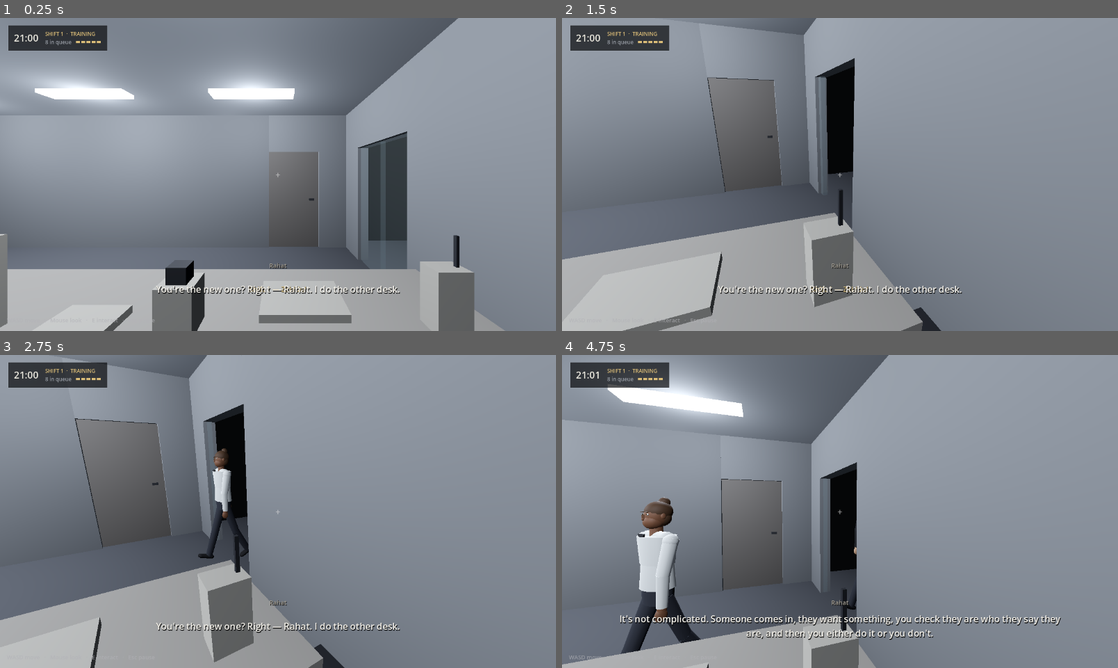
Above: before the commit, frames 1-4 (two rows, left to right).
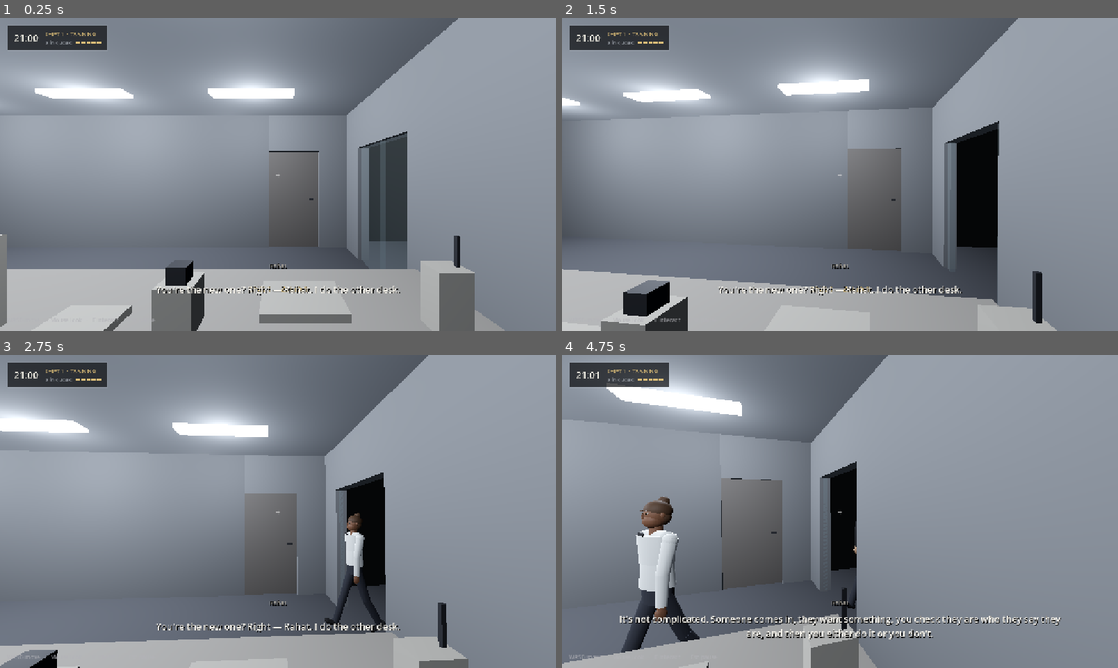
Above: after the commit, the same moments.

Repository: zahiddiff/echos-of-bic
Game: Godot game, scene res://tools/capture_ui.tscn
Same seed, same stepped clock (60 frames per second), same inputs: the game is played once before the commit and once after it. This scene is started directly instead of the project's main scene.
Inputs (mouse positions are in pixels of both pictures, inside the frame that each line leads up to):
- Up to frame 1 (0.25 s): no input
- Up to frame 2 (1.5 s): tap Enter at 0.5 s; move the mouse to (867, 174) at 0.52 s; hold E (interact) 0.53-1.28 s; hold W (move_forward) from 0.53 s (still down); click (867, 174) at 0.67 s; move the mouse to (812, 174) at 1.27 s; tap E (interact) at 1.35 s
- Up to frame 3 (2.75 s): keep holding W (move_forward); move the mouse to (289, 505) at 2.02 s; hold E (interact) from 2.03 s (still down)
- Up to frame 4 (4.75 s): keep holding W (move_forward); move the mouse to (834, 517) at 2.77 s; release E (interact) at 2.78 s; tap E (interact) at 2.85, 4.35 s; click (834, 517) at 2.92 s; move the mouse to (878, 514) at 3.52 s; hold E (interact) 3.53-4.28 s; move the mouse to (795, 508) at 4.27 s

The runs differ from the first frame. In frame 1, 1.4% of the frame differs, in the area x 0-91%, y 0-100%; in frame 2, 51%; in frame 3, 52%, in the area x 0-85%, y 0-100%; in frame 4, 2.7%.

Commit message:
Browser demo, trailer, store page and store capsules
- Web Demo export: training plus the first two nights, then an end-of-demo screen
- Demo deploys to /demo/, a store and press page to /about/ with trailer and screenshots
- Trailer, key art and store capsules rendered by tools in tools/
- Store copy in docs/store; magnifier lens is now round

Diff:
--- a/code/autoload/game_state.gd
+++ b/code/autoload/game_state.gd
@@ -21,6 +21,10 @@
 ## The True ending asks for no strikes AND precise flagging.
 const TRUE_ENDING_FALSE_FLAG_ALLOWANCE := 2
 
+## The public demo: training plus the first two real shifts. Set by the "demo" export feature or `--demo`.
+const DEMO_LAST_SHIFT := 3
+var demo: bool = false
+
 var player_name: String = ""
 
 var strikes_taken: int = 0
@@ -31,6 +35,13 @@
 var incidents: Array[ThreatType.Kind] = []
 var run_over: bool = false
 var ending: Ending = Ending.STANDARD
+
+func _ready() -> void:
+	demo = OS.has_feature("demo") or OS.get_cmdline_user_args().has("--demo")
+
+## True once a demo run has played every shift it has.
+func demo_finished() -> bool:
+	return demo and not run_over and shift > DEMO_LAST_SHIFT
 
 func set_player_name(value: String) -> void:
 	var cleaned := value.strip_edges()
--- a/code/desk/magnifier.gd
+++ b/code/desk/magnifier.gd
@@ -19,7 +19,24 @@
 @onready var rim: Panel = $Rim
 @onready var handle: Panel = $Handle
 
+## Clip rectangles are square; the glass is round.
+const ROUND_LENS := """
+shader_type canvas_item;
+uniform vec2 centre;
+uniform float radius;
+uniform vec2 rect_size;
+void fragment() {
+	if (distance(UV * rect_size, centre) > radius) {
+		discard;
+	}
+}
+"""
+
 func _ready() -> void:
+	var round_mask := ShaderMaterial.new()
+	round_mask.shader = Shader.new()
+	round_mask.shader.code = ROUND_LENS
+	lens.material = round_mask
 	mouse_filter = Control.MOUSE_FILTER_STOP
 	custom_minimum_size = Vector2(lens_radius * 2.0, lens_radius * 2.0)
 	lens.visible = false
@@ -83,6 +100,11 @@
 	lens.size = texture_size * zoom
 	# Centre the magnified image on the point currently under the lens.
 	lens.position = size * 0.5 - local * lens.size
+	var mask := lens.material as ShaderMaterial
+	if mask:
+		mask.set_shader_parameter("centre", size * 0.5 - lens.position)
+		mask.set_shader_parameter("radius", minf(size.x, size.y) * 0.5 - 3.0)
+		mask.set_shader_parameter("rect_size", lens.size)
 
 	# You hold the glass above the paper, never under it.
 	move_to_front()
--- a/code/ui/name_entry.gd
+++ b/code/ui/name_entry.gd
@@ -17,6 +17,8 @@
 	GameState.reset()
 	PlaytestLog.start_session()
 	error_label.visible = false
+	if GameState.demo:
+		$Tagline.text = "Demo  ·  the first three nights"
 	name_field.max_length = max_name_length
 	name_field.text = remembered
 	name_field.grab_focus()
--- a/code/ui/shift_report.gd
+++ b/code/ui/shift_report.gd
@@ -4,6 +4,9 @@
 ## End-of-shift log, then the ending when the run is over.
 
 signal continue_requested()
+
+const FULL_GAME_URL := "https://zahiddiff.github.io/echos-of-bic/"
+const ABOUT_URL := "https://zahiddiff.github.io/echos-of-bic/about/"
 signal new_run_requested()
 
 var summary: Dictionary = {}
@@ -194,6 +197,39 @@
 	_body.add_child(field)
 	return field
 
+## Where the demo stops: what the run looked like, and where the rest of it is.
+func show_demo_end(strikes_left: int, incidents: int) -> void:
+	is_showing = true
+	mode = "demo_end"
+	_clear()
+	_body.add_theme_constant_override("separation", 10)
+	_body.add_child(UiKit.label("END OF THE DEMO", 12, UiKit.FAINT))
+	_body.add_child(UiKit.label("Three nights at the desk", 30))
+	_body.add_child(UiKit.label("The full game runs eight. The queue gets longer, the building gets quieter, and it remembers what you let through.", 15, UiKit.MUTED))
+	_body.add_child(UiKit.rule())
+	var grid := GridContainer.new()
+	grid.columns = 2
+	grid.add_theme_constant_override("h_separation", 40)
+	_row(grid, "Strikes left", "%d of %d" % [strikes_left, GameState.MAX_STRIKES])
+	_row(grid, "Incidents on your watch", str(incidents))
+	_body.add_child(grid)
+	_body.add_child(UiKit.rule())
+	_body.add_child(_spacer(4))
+	var full := UiKit.button("Keep playing the development build")
+	full.pressed.connect(func() -> void: OS.shell_open(FULL_GAME_URL))
+	_body.add_child(full)
+	var follow := UiKit.button("About the game", false)
+	follow.pressed.connect(func() -> void: OS.shell_open(ABOUT_URL))
+	_body.add_child(follow)
+	var again := UiKit.button("Start the demo again", false)
+	again.pressed.connect(func() -> void: new_run_requested.emit())
+	_body.add_child(again)
+	if PlaytestLog.questionnaire:
+		var save_button := UiKit.button("Save playtest log", false)
+		save_button.pressed.connect(func() -> void: save_button.text = "Saved: %s" % PlaytestLog.export_log())
+		_body.add_child(save_button)
+	_reveal(full)
+
 func _reveal(focus: Control) -> void:
 	visible = true
 	Input.mouse_mode = Input.MOUSE_MODE_VISIBLE
--- a/code/ui/status_bar.gd
+++ b/code/ui/status_bar.gd
@@ -52,8 +52,11 @@
 		_pips.append(pip)
 	set_strikes(GameState.strikes_remaining())
 
-func set_shift(shift: int, training: bool) -> void:
-	_shift_label.text = "SHIFT %d  ·  TRAINING" % shift if training else "SHIFT %d OF %d" % [shift, ShiftSchedule.TOTAL_SHIFTS]
+func set_shift(shift: int, training: bool, demo: bool = false) -> void:
+	var total := GameState.DEMO_LAST_SHIFT if demo else ShiftSchedule.TOTAL_SHIFTS
+	_shift_label.text = "SHIFT %d  ·  TRAINING" % shift if training else "SHIFT %d OF %d" % [shift, total]
+	if demo:
+		_shift_label.text += "  ·  DEMO"
 
 func set_clock(text: String) -> void:
 	_clock_label.text = text
--- a/code/world/bic_building.gd
+++ b/code/world/bic_building.gd
@@ -170,7 +170,7 @@
 	runner.shift_started.connect(func(number: int, count: int) -> void:
 		PlaytestLog.begin_shift(number, ShiftSchedule.is_onboarding(number), count, GameState.strikes_remaining()))
 	runner.start(shift, queue_seed)
-	status_bar.set_shift(shift, runner.is_onboarding)
+	status_bar.set_shift(shift, runner.is_onboarding, GameState.demo)
 	records.load_records(_records_for_queue())
 
 	print("[BIC] shift %d%s — %d visitors, %d threats, %d strikes left"
@@ -411,7 +411,7 @@
 		"flagged": tally["flagged"],
 		"strikes_left": GameState.strikes_remaining(),
 		"clock_out": clock_text(),
-		"run_over": GameState.run_over or GameState.is_final_shift(),
+		"run_over": GameState.run_over or GameState.is_final_shift() 			or (GameState.demo and shift >= GameState.DEMO_LAST_SHIFT),
 	}
 
 func _on_report_continue() -> void:
@@ -421,6 +421,10 @@
 	if GameState.run_over:
 		PlaytestLog.end_run(GameState.ending_name(GameState.ending))
 		report.show_ending(GameState.ending, Dean.ending_lines(GameState.ending))
+		return
+	if GameState.demo_finished():
+		PlaytestLog.end_run("Demo complete")
+		report.show_demo_end(GameState.strikes_remaining(), GameState.incident_count())
 		return
 	# The next night, same building.
 	shift = 0
--- /dev/null
+++ b/tools/capture_media.gd
@@ -0,0 +1,162 @@
+extends Node
+
+## Dev utility: renders store capsules and key art at their exact sizes, offscreen.
+## Run: godot --path <project> res://tools/capture_media.tscn -- <out_dir>
+
+const L := preload("res://code/world/building_layout.gd")
+
+## name, size, where the title goes ("left", "top", "none", or "space_left": framed for a title added elsewhere).
+const CAPSULES := [
+	["header_capsule", Vector2i(920, 430), "left"],
+	["main_capsule", Vector2i(1232, 706), "left"],
+	["small_capsule", Vector2i(462, 174), "left"],
+	["vertical_capsule", Vector2i(748, 896), "top"],
+	["library_capsule", Vector2i(600, 900), "top"],
+	["library_hero", Vector2i(3840, 1240), "none"],
+	["itch_cover", Vector2i(630, 500), "left"],
+	["key_art", Vector2i(1920, 1080), "left"],
+	["social_card", Vector2i(1200, 630), "left"],
+	["key_art_clean", Vector2i(1920, 1080), "space_left"],
+]
+
+var _out_dir := "user://media"
+var building: BICBuilding
+
+func _ready() -> void:
+	var args := OS.get_cmdline_user_args()
+	if args.size() > 0:
+		_out_dir = args[0]
+	DirAccess.make_dir_recursive_absolute(_out_dir)
+	_run()
+
+func _run() -> void:
+	GameState.reset()
+	GameState.set_player_name("Zahidul")
+	GameState.shift = 2
+	building = load("res://scenes/building/bic_building.tscn").instantiate()
+	building.shift = 2
+	building.queue_seed = 2718
+	building.pause_on_release = false
+	add_child(building)
+	await get_tree().process_frame
+	for layer in [building.hud, building.status_bar, building.dialogue]:
+		layer.visible = false
+
+	# Wait for the first visitor to reach the counter and the next to join the queue.
+	await get_tree().create_timer(11.0).timeout
+	var figure := building.stage.at_counter
+	if figure:
+		figure.face(Vector3(L.SEAT.x, 0, L.SEAT.z) + Vector3(-0.5, 0, 0), true)
+
+	for spec in CAPSULES:
+		await _render(spec[0], spec[1], spec[2])
+	get_tree().quit()
+
+func _render(file_name: String, size: Vector2i, layout: String) -> void:
+	var view := SubViewport.new()
+	view.size = size
+	view.msaa_3d = Viewport.MSAA_4X
+	view.render_target_update_mode = SubViewport.UPDATE_ALWAYS
+	add_child(view)
+
+	var aspect := float(size.x) / float(size.y)
+	var cam := Camera3D.new()
+	cam.fov = 42.0 if aspect >= 1.0 else 58.0
+	cam.keep_aspect = Camera3D.KEEP_HEIGHT if aspect >= 1.0 else Camera3D.KEEP_WIDTH
+	view.add_child(cam)
+	var face := Vector3(L.VISITOR_SPOT.x, 1.55, L.VISITOR_SPOT.z)
+	# The visitor sits in the right third when the title is on the left, centred otherwise.
+	var sideways := clampf((aspect - 1.0) * 0.55, 0.0, 1.1) if layout in ["left", "space_left"] else 0.0
+	cam.position = Vector3(face.x - 0.1 - sideways * 0.5, 1.48, face.z + 2.0)
+	var look := face + Vector3(-sideways * 1.45, -0.18 if aspect < 1.0 else -0.08, 0)
+	if layout == "top":
+		look.y += 0.28
+	cam.look_at_from_position(cam.position, look)
+	cam.current = true
+
+	_grade(view, size)
+	if layout == "left" or layout == "top":
+		_overlay(view, size, layout)
+
+	for i in 6:
+		await RenderingServer.frame_post_draw
+	var image := view.get_texture().get_image()
+	image.save_png(_out_dir.path_join("%s.png" % file_name))
+	print("saved %s (%dx%d)" % [file_name, size.x, size.y])
+	view.queue_free()
+	await get_tree().process_frame
+
+## Late-shift grade: cooler, darker, and falling off to black at the edges.
+func _grade(view: SubViewport, size: Vector2i) -> void:
+	var tint := ColorRect.new()
+	tint.color = Color(0.62, 0.68, 0.8)
+	tint.size = Vector2(size)
+	var multiply := CanvasItemMaterial.new()
+	multiply.blend_mode = CanvasItemMaterial.BLEND_MODE_MUL
+	tint.material = multiply
+	view.add_child(tint)
+	var gradient := Gradient.new()
+	gradient.set_color(0, Color(0, 0, 0, 0.0))
+	gradient.set_color(1, Color(0.0, 0.0, 0.01, 0.85))
+	gradient.set_offset(0, 0.35)
+	var texture := GradientTexture2D.new()
+	texture.gradient = gradient
+	texture.fill = GradientTexture2D.FILL_RADIAL
+	texture.fill_from = Vector2(0.62, 0.42)
+	texture.fill_to = Vector2(1.25, 1.1)
+	texture.width = 256
+	texture.height = 256
+	var vignette := TextureRect.new()
+	vignette.texture = texture
+	vignette.expand_mode = TextureRect.EXPAND_IGNORE_SIZE
+	vignette.stretch_mode = TextureRect.STRETCH_SCALE
+	vignette.size = Vector2(size)
+	view.add_child(vignette)
+
+## Darken one side and set the title into it.
+func _overlay(view: SubViewport, size: Vector2i, layout: String) -> void:
+	var shade := TextureRect.new()
+	var gradient := Gradient.new()
+	gradient.set_color(0, Color(0.02, 0.02, 0.03, 0.94))
+	gradient.set_color(1, Color(0.02, 0.02, 0.03, 0.0))
+	var texture := GradientTexture2D.new()
+	texture.gradient = gradient
+	texture.width = 256
+	texture.height = 256
+	if layout == "left":
+		texture.fill_from = Vector2(0.0, 0.5)
+		texture.fill_to = Vector2(0.72, 0.5)
+	else:
+		texture.fill_from = Vector2(0.5, 0.0)
+		texture.fill_to = Vector2(0.5, 0.42)
+	shade.texture = texture
+	shade.stretch_mode = TextureRect.STRETCH_SCALE
+	shade.size = Vector2(size)
+	shade.expand_mode = TextureRect.EXPAND_IGNORE_SIZE
+	view.add_child(shade)
+
+	var short := float(mini(size.x, size.y))
+	var title_size := int(short * (0.095 if layout == "left" else 0.085))
+	if size.y < 200:
+		title_size = int(size.y * 0.2)
+	var box := VBoxContainer.new()
+	box.add_theme_constant_override("separation", int(title_size * 0.2))
+	var title := Label.new()
+	title.text = "ECHOES OF BIC"
+	title.add_theme_font_size_override("font_size", title_size)
+	title.add_theme_color_override("font_color", UiKit.ACCENT)
+	box.add_child(title)
+	if size.y >= 200:
+		var line := Label.new()
+		line.text = "A realistic horror job simulator"
+		line.add_theme_font_size_override("font_size", maxi(int(title_size * 0.36), 12))
+		line.add_theme_color_override("font_color", UiKit.INK)
+		box.add_child(line)
+	view.add_child(box)
+	var margin := short * 0.07
+	if layout == "left":
+		box.position = Vector2(margin * 1.2, size.y * 0.5 - title_size * 0.9)
+		if size.y < 200:
+			box.position = Vector2(margin, size.y * 0.5 - title_size * 0.65)
+	else:
+		box.position = Vector2(margin, margin)
--- /dev/null
+++ b/tools/capture_media.tscn
@@ -0,0 +1,6 @@
+[gd_scene load_steps=2 format=3]
+
+[ext_resource type="Script" path="res://tools/capture_media.gd" id="1_media"]
+
+[node name="CaptureMedia" type="Node"]
+script = ExtResource("1_media")
--- a/tools/capture_ui.gd
+++ b/tools/capture_ui.gd
@@ -12,7 +12,6 @@
 	_run()
 
 func _run() -> void:
-	get_window().size = Vector2i(1280, 720)
 	GameState.reset()
 	GameState.set_player_name("Zahidul")
 	var building: BICBuilding = load("res://scenes/building/bic_building.tscn").instantiate()
--- a/tools/shift_end_test.gd
+++ b/tools/shift_end_test.gd
@@ -21,6 +21,7 @@
 	print("Shift end test")
 	await _test_report_and_next_shift()
 	await _test_final_shift_ends_run()
+	await _test_demo_stops_after_three()
 	await _test_portraits_render_on_demand()
 
 	print("")
@@ -98,6 +99,35 @@
 	await get_tree().process_frame
 	GameState.reset()
 
+func _test_demo_stops_after_three() -> void:
+	print("
+ The demo")
+	GameState.reset()
+	GameState.set_player_name("Zahidul")
+	GameState.demo = true
+	var building := await _building(2)
+	await _work_the_queue(building)
+	_expect(await _wait_for_report(building, 40.0), "shift 2 of the demo gets its report")
+	_expect(not bool(building.report.summary["run_over"]) or GameState.run_over, "and carries on to shift 3")
+	building.queue_free()
+	await get_tree().process_frame
+
+	GameState.reset()
+	GameState.set_player_name("Zahidul")
+	building = await _building(GameState.DEMO_LAST_SHIFT)
+	await _work_the_queue(building)
+	_expect(await _wait_for_report(building, 60.0), "the demo's last shift gets its report")
+	building._on_report_continue()
+	if GameState.run_over:
+		_expect(building.report.mode == "ending", "fired in the demo still gets the real ending")
+	else:
+		_expect(building.report.mode == "demo_end", "then the end-of-demo screen, not shift 4")
+		_expect(GameState.demo_finished(), "and the run knows the demo is done")
+	building.queue_free()
+	await get_tree().process_frame
+	GameState.demo = false
+	GameState.reset()
+
 func _test_portraits_render_on_demand() -> void:
 	print("\n ID photos")
 	var rng := RandomNumberGenerator.new()
--- /dev/null
+++ b/tools/trailer.gd
@@ -0,0 +1,193 @@
+extends Node
+
+## Scripted trailer, recorded with Movie Maker.
+## Run: godot --path <project> --write-movie trailer.avi --fixed-fps 30 --resolution 1920x1080 res://tools/trailer.tscn
+
+const L := preload("res://code/world/building_layout.gd")
+
+var building: BICBuilding
+var cam: Camera3D
+var _card_layer: CanvasLayer
+var _shade: ColorRect
+var _title: Label
+var _line: Label
+
+func _ready() -> void:
+	_run()
+
+func _run() -> void:
+	GameState.reset()
+	GameState.set_player_name("Zahidul")
+	GameState.shift = 2
+	building = load("res://scenes/building/bic_building.tscn").instantiate()
+	building.shift = 2
+	building.queue_seed = 2718
+	building.pause_on_release = false
+	building.decision_pause = 0.0
+	add_child(building)
+	_build_cards()
+	await get_tree().process_frame
+	building.hud.visible = false
+	building.status_bar.visible = false
+	cam = Camera3D.new()
+	cam.fov = 55
+	building.add_child(cam)
+	cam.make_current()
+	_frame(Vector3(4.6, 1.55, 2.6), Vector3(6.2, 1.2, -1.4))
+
+	# 1. The job.
+	_shade.modulate.a = 1.0
+	await _card("", "Your first job.", 3.0)
+
+	# 2. Someone comes in through the front doors.
+	await _fade_shade(0.0, 0.8)
+	_dolly(Vector3(4.6, 1.55, 2.6), Vector3(4.2, 1.5, 2.2), Vector3(6.2, 1.2, -1.4), Vector3(3.2, 1.4, -0.2), 6.5)
+	await _wait(6.5)
+
+	# 3. The counter.
+	_frame(Vector3(3.0, 1.55, 1.75), Vector3(3.05, 1.5, 0.05))
+	_dolly(Vector3(3.0, 1.55, 1.9), Vector3(3.0, 1.58, 1.35), Vector3(3.05, 1.5, 0.05), Vector3(3.05, 1.55, 0.05), 3.5)
+	await _wait(3.5)
+
+	await _card("", "Check their papers.", 2.4)
+
+	# 4. The desk: papers, the magnifier over the photo, then the face.
+	building.desk.sit(building.player)
+	await _wait(0.6)
+	building.player.camera.make_current()
+	building.dialogue.visible = false
+	await _fade_shade(0.0, 0.5)
+	var viewer := building.viewer
+	var mag := viewer.magnifier
+	var id_centre := viewer.id_photo.global_position + viewer.id_photo.size * 0.5
+	var face_centre := viewer.visitor_photo.global_position + viewer.visitor_photo.size * 0.5
+	mag.modulate.a = 1.0
+	var t := create_tween()
+	t.tween_interval(0.8)
+	t.tween_method(func(p: Vector2) -> void:
+		mag.global_position = p - mag.size * 0.5
+		mag._refresh(), mag.lens_centre(), id_centre + Vector2(0, -20), 1.6).set_trans(Tween.TRANS_SINE)
+	t.tween_interval(1.2)
+	t.tween_method(func(p: Vector2) -> void:
+		mag.global_position = p - mag.size * 0.5
+		mag._refresh(), id_centre + Vector2(0, -20), face_centre + Vector2(0, -30), 1.6).set_trans(Tween.TRANS_SINE)
+	await _wait(5.8)
+	viewer.stamp_mark(true)
+	_play(building.audio.stamp)
+	await _wait(1.6)
+
+	await _card("", "Most people are exactly who they say they are.", 3.2)
+
+	# 5. A face, close, and the eyes going to the door before the answer.
+	building.desk.stand()
+	building.viewer.visible = false
+	building.hud.visible = false
+	cam.make_current()
+	var figure := building.stage.at_counter
+	await _wait(0.4)
+	figure = building.stage.at_counter
+	if figure:
+		var face := figure.head.global_position + Vector3(0, 0.12, 0)
+		var toward := (Vector3(L.SEAT.x, 0, L.SEAT.z) - Vector3(face.x, 0, face.z)).normalized()
+		var look := face + Vector3(0, -0.12, 0)
+		_frame(face + toward * 1.7 + Vector3(0.3, 0.0, 0), look)
+		_dolly(face + toward * 1.7 + Vector3(0.3, 0.0, 0), face + toward * 1.3 + Vector3(0.2, 0.0, 0), look, look, 6.0)
+		await _fade_shade(0.0, 0.5)
+		get_tree().create_timer(1.4).timeout.connect(func() -> void:
+			figure.perform(DialogueLine.Delivery.CHECKS_EXIT, 0.0, 2.6, building.stage.exit_point()))
+		building.dialogue.visible = true
+		building.dialogue.play_sequence("You", PackedStringArray(["Is this for you?"]))
+		building.dialogue.play_sequence(building.stage.at_counter_request.visitor_name,
+			PackedStringArray([DialogueAuthor.TELL_ANSWERS[DialogueLine.Delivery.CHECKS_EXIT]]))
+		await _wait(5.5)
+	building.dialogue.visible = false
+
+	await _card("", "Some are not.", 2.6)
+
+	# 6. Nothing happens. Then the Dean comes down.
+	_frame(Vector3(3.3, 1.6, 2.3), Vector3(5.8, 1.4, -1.6))
+	await _fade_shade(0.0, 0.6)
+	building.stage.dean_arrives()
+	_dolly(Vector3(3.3, 1.6, 2.3), Vector3(3.2, 1.6, 2.0), Vector3(5.8, 1.4, -1.6), Vector3(3.1, 1.55, 0.1), 7.0)
+	await _wait(5.2)
+	building.dialogue.visible = true
+	var lines := Dean.arrival_lines(1, GameState.player_name)
+	building.dialogue.play_sequence(Dean.NAME, PackedStringArray([lines[0], lines[1]]))
+	await _wait(7.5)
+
+	await _card("", "Nothing tells you when you get one wrong.", 3.0)
+
+	# 7. Title.
+	_shade.modulate.a = 1.0
+	_title.text = "ECHOES OF BIC"
+	_line.text = "A realistic horror job simulator"
+	_title.modulate.a = 0.0
+	_line.modulate.a = 0.0
+	var tt := create_tween()
+	tt.tween_property(_title, "modulate:a", 1.0, 1.2)
+	tt.tween_property(_line, "modulate:a", 1.0, 0.8)
+	await _wait(3.4)
+	var t2 := create_tween()
+	t2.tween_property(_line, "modulate:a", 0.0, 0.4)
+	t2.tween_callback(func() -> void: _line.text = "Play the demo free in your browser")
+	t2.tween_property(_line, "modulate:a", 1.0, 0.6)
+	await _wait(3.2)
+	get_tree().quit()
+
+# --- Helpers -------------------------------------------------------------------------
+
+func _build_cards() -> void:
+	_card_layer = CanvasLayer.new()
+	_card_layer.layer = 100
+	add_child(_card_layer)
+	_shade = UiKit.fill(ColorRect.new()) as ColorRect
+	_shade.color = Color(0.015, 0.015, 0.02)
+	_card_layer.add_child(_shade)
+	var centre := UiKit.fill(VBoxContainer.new()) as VBoxContainer
+	centre.alignment = BoxContainer.ALIGNMENT_CENTER
+	centre.add_theme_constant_override("separation", 14)
+	_card_layer.add_child(centre)
+	_title = UiKit.label("", 64, UiKit.ACCENT)
+	_title.horizontal_alignment = HORIZONTAL_ALIGNMENT_CENTER
+	centre.add_child(_title)
+	_line = UiKit.label("", 26, UiKit.INK)
+	_line.horizontal_alignment = HORIZONTAL_ALIGNMENT_CENTER
+	centre.add_child(_line)
+
+## Black card with one line on it, then fade back out to whatever the camera sees.
+func _card(title: String, line: String, seconds: float) -> void:
+	_title.text = title
+	_line.text = line
+	_line.modulate.a = 0.0
+	await _fade_shade(1.0, 0.5)
+	var t := create_tween()
+	t.tween_property(_line, "modulate:a", 1.0, 0.5)
+	t.tween_interval(maxf(seconds - 1.0, 0.2))
+	t.tween_property(_line, "modulate:a", 0.0, 0.5)
+	await t.finished
+
+func _fade_shade(alpha: float, seconds: float) -> void:
+	var t := create_tween()
+	t.tween_property(_shade, "modulate:a", alpha, seconds)
+	await t.finished
+
+func _frame(from: Vector3, target: Vector3) -> void:
+	cam.global_position = from
+	cam.look_at(target)
+
+func _dolly(from: Vector3, to: Vector3, look_from: Vector3, look_to: Vector3, seconds: float) -> void:
+	var t := create_tween()
+	t.tween_method(func(k: float) -> void:
+		cam.global_position = from.lerp(to, k)
+		cam.look_at(look_from.lerp(look_to, k)), 0.0, 1.0, seconds).set_trans(Tween.TRANS_SINE).set_ease(Tween.EASE_IN_OUT)
+
+func _wait(seconds: float) -> void:
+	await get_tree().create_timer(seconds).timeout
+
+func _play(stream: AudioStream) -> void:
+	if stream == null:
+		return
+	var p := AudioStreamPlayer.new()
+	p.stream = stream
+	add_child(p)
+	p.play()
--- /dev/null
+++ b/tools/trailer.tscn
@@ -0,0 +1,6 @@
+[gd_scene load_steps=2 format=3]
+
+[ext_resource type="Script" path="res://tools/trailer.gd" id="1_tr"]
+
+[node name="Trailer" type="Node"]
+script = ExtResource("1_tr")
Not shown, changed: export_presets.cfg
Not shown, added: site/.gdignore
Binary file added: site/about/media/capsules/header_capsule.png
Binary file added: site/about/media/capsules/itch_cover.png
Binary file added: site/about/media/capsules/library_capsule.png
Binary file added: site/about/media/capsules/library_hero.png
Binary file added: site/about/media/capsules/main_capsule.png
Binary file added: site/about/media/capsules/small_capsule.png
Binary file added: site/about/media/capsules/vertical_capsule.png
Binary file added: site/about/media/key-art-clean.jpg
Binary file added: site/about/media/key-art.jpg
Binary file added: site/about/media/shot-counter.jpg
(and 9 more such lines)
